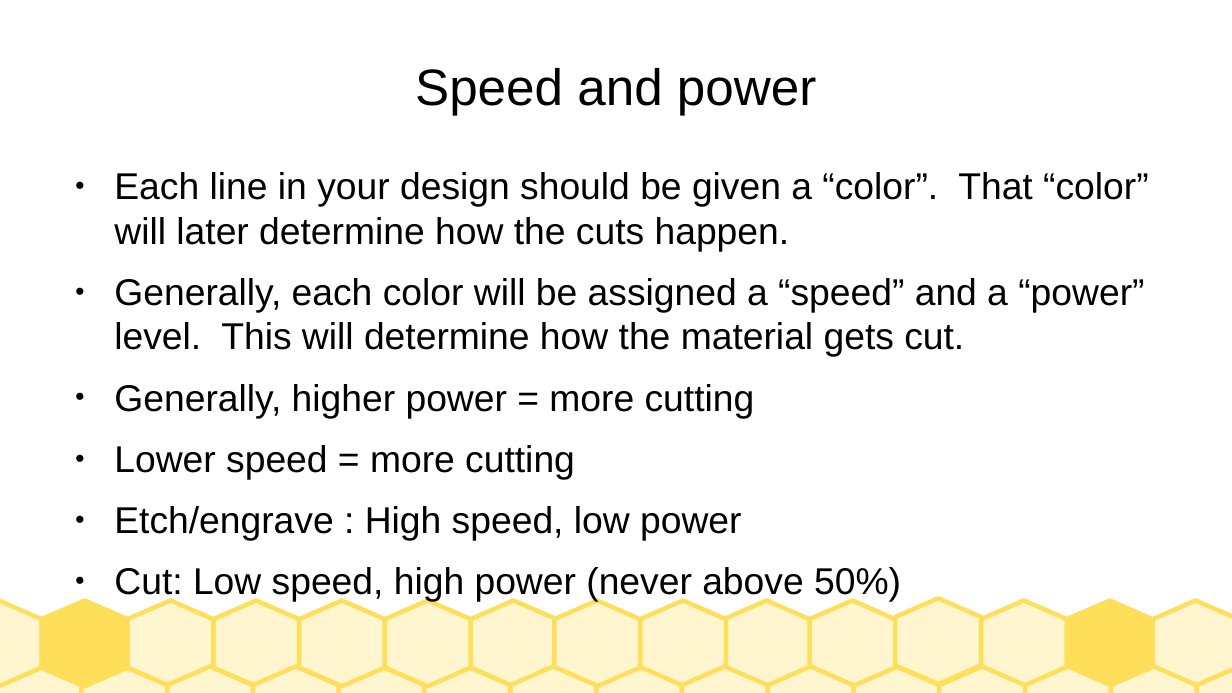
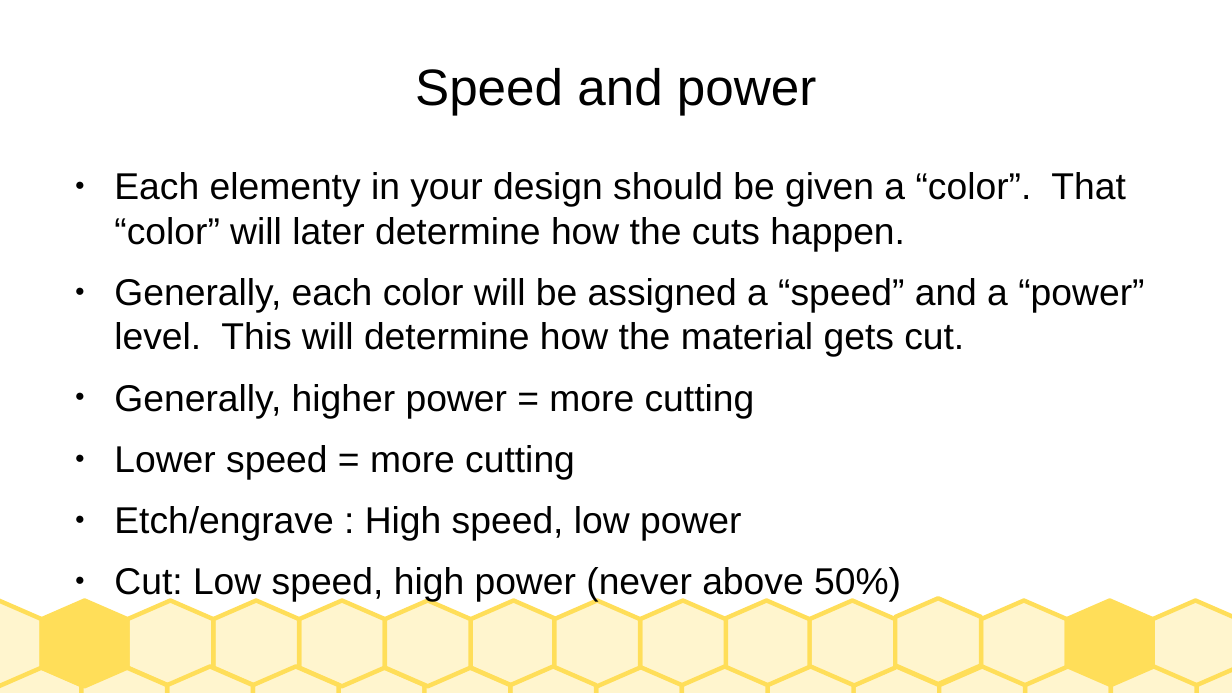
Before and after one commit to jarney/SparkStudioSalem-IndustrialLaserCutters, a slide deck: slide 19 of Training-GeneralPublic.odp (slide 18 before the commit). Drawn at 1232x693 pixels with LibreOffice and Linux fonts; fonts in the diff are those of the drawing. Boxes give left, top, right and bottom in pixels: in the first picture for what was removed or moved away, otherwise in the second. Text is boxed around its words. In the diff, an @@ line names an element or a change of style, - is before the commit and + after.

```diff
--- a/Training-GeneralPublic.odp
+++ b/Training-GeneralPublic.odp
@@ text at (x1=114, y1=172, x2=1125, y2=251): text changed @@
-● Each line in your design should be given a “color”. That “color” will later determine how the cuts happen.
+● Each elementy in your design should be given a “color”. That “color” will later determine how the cuts happen.
```
Also in this commit, not shown: 2 other slides changed, 2 slides added, 1 slide removed, 3 other files.
